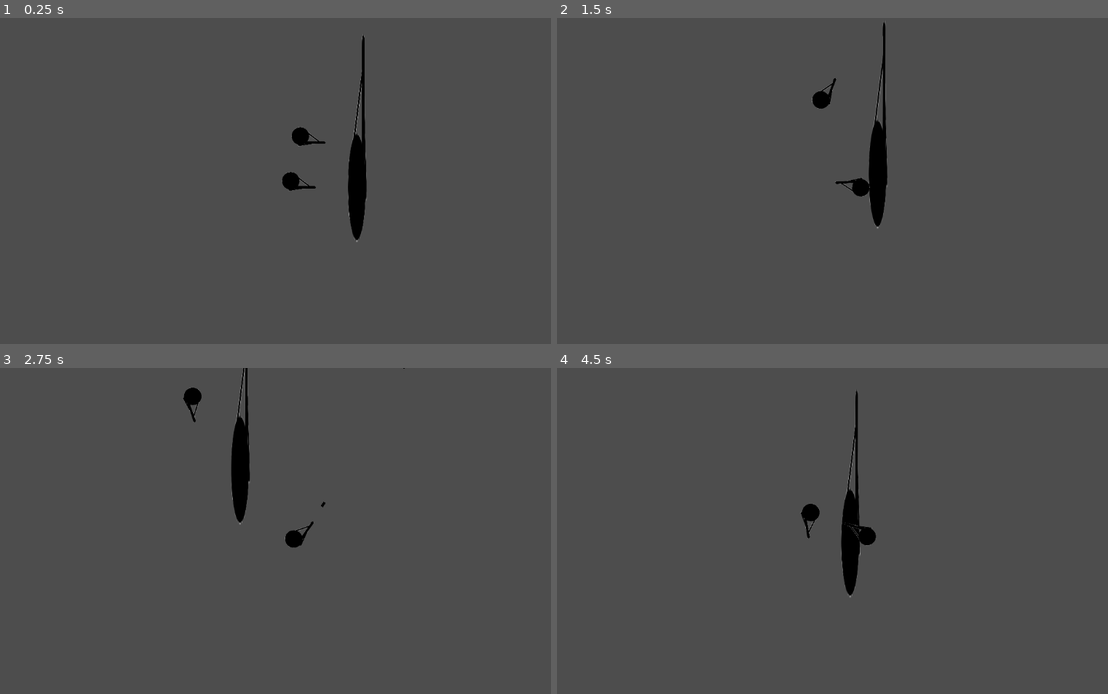
Above: before the commit, frames 1-4 (two rows, left to right).
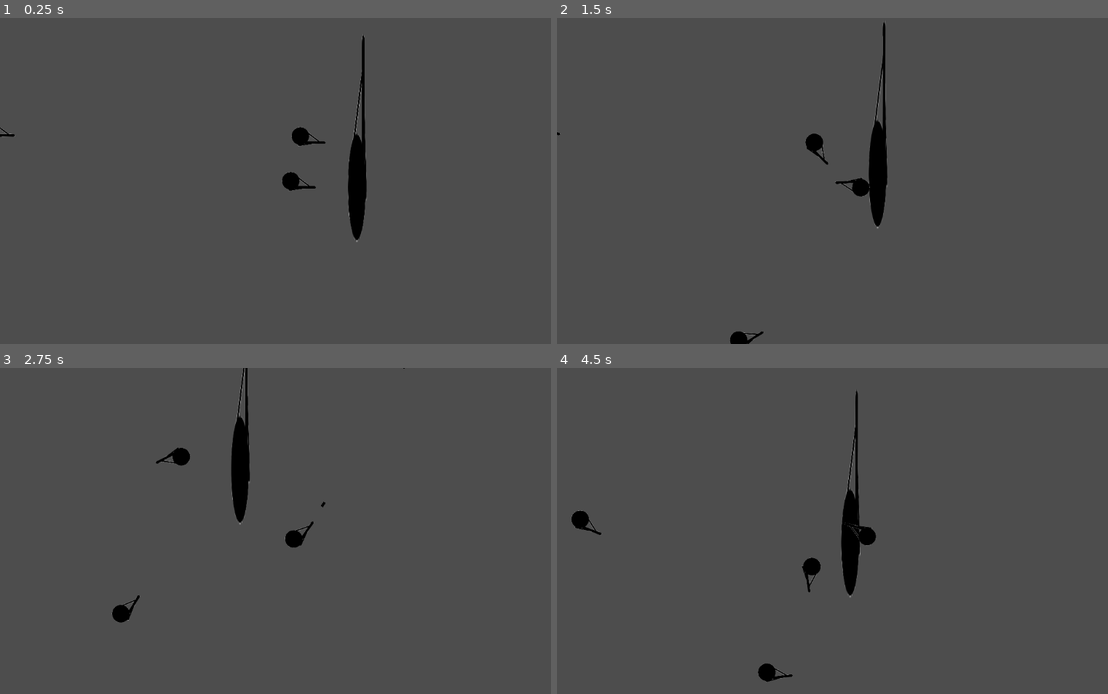
Above: after the commit, the same moments.

Repository: RealBenjo/Dead-Deal
Game: Godot game, scene res://scenes/levels/outside.tscn
The game is run twice, just before and just after one commit, with the same random seed, the same clock (stepped at 60 frames per second) and the same inputs.
Inputs (mouse positions are in pixels of both pictures, inside the frame that each line leads up to):
- Up to frame 1 (0.25 s): no input
- Up to frame 2 (1.5 s): move the mouse to (975, 164) at 0.52 s; press the mouse at (975, 164) at 0.53 s; hold D (right) 0.53-1.28 s; move the mouse to (733, 197) at 1.27 s; release the mouse at (733, 197) at 1.28 s; hold S (down) from 1.28 s (still down); right-click (733, 197) at 1.35 s
- Up to frame 3 (2.75 s): move the mouse to (347, 459) at 2.02 s; release S (down) at 2.03 s; press the mouse at (347, 459) at 2.03 s; hold D (right) from 2.03 s (still down)
- Up to frame 4 (4.5 s): move the mouse to (815, 596) at 2.77 s; release D (right) at 2.78 s; release the mouse at (815, 596) at 2.78 s; hold W (up) 2.78-3.53 s; right-click (815, 596) at 2.85 s; move the mouse to (1019, 579) at 3.52 s; press the mouse at (1019, 579) at 3.53 s; hold A (left) from 3.53 s (still down); move the mouse to (672, 482) at 4.27 s; release the mouse at (672, 482) at 4.28 s; right-click (672, 482) at 4.35 s

The runs differ from the first frame. In frame 1, less than 0.1% of the frame differs, in the area x 0-3%, y 33-37%; in frame 2, 0.5%; in frame 3, 0.5%; in frame 4, 0.7%, in the area x 2-48%, y 41-97%.

Commit message:
more documentation
documented more code + started making the patrol system

Diff:
--- a/project.godot
+++ b/project.godot
@@ -63,3 +63,4 @@
 [rendering]
 
 renderer/rendering_method="mobile"
+anti_aliasing/quality/msaa_2d=2
--- a/scenes/enemies/enemy.gd
+++ b/scenes/enemies/enemy.gd
@@ -2,6 +2,7 @@
 class_name EnemyWalking
 
 
+# node vars
 @onready var anim: AnimationPlayer = $AnimationPlayer
 @onready var nav: NavigationAgent2D = $NavigationAgent2D
 @onready var vision: RayCast2D = $Vision
@@ -11,19 +12,32 @@
 @export var default_vision_length: int = 300
 var vision_length: Vector2 = Vector2(default_vision_length, 0)
 
-# functionality vars
-@export var speed: float = 100.0
-@export var health: int = 100
-@export var damage: int = 10
+# basic functionality vars
+@export var speed: float = 100.0 ##player run speed is 400 for reference
+@export var health: int = 100 ##normal walker zombie has 100 health for reference
+@export var damage: int = 10 ##player health is 100 for reference
 
-var player_seen: bool = false
-var sound_heard: bool = false
+#TODO: add awareness with the description down below (the shorter the distance, the faster the awareness buildup)
+##1000 means that if the player is standing still, it will take 1s for the zombie to spot you at the distance of 1000px
+@export var max_awareness: float = 1000.0
+var awareness: float = 0.0
 
-var last_interest_pos: Vector2
-var sound_position: Vector2
+#state vars
+var player_seen: bool = false ##if player is seen, this is true
+var sound_heard: bool = false ##if any sound is heard, this is true
+
+#pathfinding vars
+var last_interest_pos: Vector2 ##the position where the enemy wants to go to
+var sound_position: Vector2 ##this position is given by the sound scene
+
+#patrol vars
+@onready var patrol_node = get_node("../../../Patrols/Patrol1")
+@onready var patrol_positions = patrol_node.get_children()
+
 
 func _ready() -> void:
 	vision.target_position = vision_length
+	print(patrol_positions)
 
 func _physics_process(_delta):
 	# handles enemy vision detection
@@ -41,32 +55,7 @@
 	var next_path_pos = nav.get_next_path_position()
 	var dir = (next_path_pos - global_position).normalized()
 
-	# handles enemy vision length and pathfinding to a position
-	if player_seen:
-		look_at(Globals.player_pos)
-		last_interest_pos = Globals.player_pos
-
-		vision_length = Vector2.RIGHT * 3000
-		vision.target_position = vision_length
-
-	elif sound_heard:
-		sound_heard = false
-
-		# makes the enemy go to roughly where the sound was heard
-		var displaceX = randi_range(-500, 500)
-		var displaceY = randi_range(-500, 500)
-		last_interest_pos = sound_position + Vector2(displaceX, displaceY)
-
-	else:
-		# smooth rotation towards target
-		if (next_path_pos - global_position).length() > 4.0:
-			var target_angle = dir.angle()
-			rotation = lerp_angle(rotation, target_angle, 0.15)
-
-		vision_length = Vector2(default_vision_length, 0)
-		vision.target_position = vision_length
-		velocity = Vector2.ZERO
-		# TODO: add idle animation or idle movement
+	switch_state(next_path_pos, dir)
 
 	# handles enemy vision cone
 	var player_direction = (vision.get_parent().to_local(Globals.player_pos) - vision.position).angle() # direction in RAD
@@ -88,7 +77,34 @@
 	velocity = nav.get_velocity()
 	move_and_slide()
 
+## what the enemy does when player is seen, when sound is heard etc.
+func switch_state(targeted_pos: Vector2, path_direction: Vector2) -> void:
+	# handles enemy vision length and pathfinding to a position
+	if player_seen:
+		look_at(Globals.player_pos)
+		last_interest_pos = Globals.player_pos
 
+		vision_length = Vector2.RIGHT * 3000
+		vision.target_position = vision_length
+
+	elif sound_heard:
+		sound_heard = false
+
+		# makes the enemy go to roughly where the sound was heard
+		var displaceX = randi_range(-500, 500)
+		var displaceY = randi_range(-500, 500)
+		last_interest_pos = sound_position + Vector2(displaceX, displaceY)
+
+	else:
+		# smooth rotation towards target
+		if (targeted_pos - global_position).length() > 4.0:
+			var target_angle = path_direction.angle()
+			rotation = lerp_angle(rotation, target_angle, 0.15)
+
+		vision_length = Vector2(default_vision_length, 0)
+		vision.target_position = vision_length
+		velocity = Vector2.ZERO
+		# TODO: add idle animation or idle movement
 
 func make_path(interest_position: Vector2) -> void:
 	nav.target_position = interest_position
--- a/scenes/levels/level.tscn
+++ b/scenes/levels/level.tscn
@@ -19,7 +19,7 @@
 
 [node name="Enemies" type="Node2D" parent="."]
 
-[node name="PatrolPositions" type="Node2D" parent="."]
+[node name="Patrols" type="Node2D" parent="."]
 
 [node name="Sounds" type="Node2D" parent="."]
 
--- a/scenes/levels/outside.tscn
+++ b/scenes/levels/outside.tscn
@@ -11,50 +11,7 @@
 [node name="Level" instance=ExtResource("1_2s4ok")]
 script = ExtResource("2_qwwmc")
 
-[node name="Zombie" parent="Enemies" index="0" instance=ExtResource("3_f0o3i")]
-position = Vector2(622, 136)
-
-[node name="LeftPatrol" type="Node2D" parent="PatrolPositions" index="0"]
-
-[node name="Marker2D" type="Marker2D" parent="PatrolPositions/LeftPatrol" index="0"]
-position = Vector2(-1005, 1200)
-
-[node name="Marker2D2" type="Marker2D" parent="PatrolPositions/LeftPatrol" index="1"]
-position = Vector2(-662, 106)
-
-[node name="Marker2D3" type="Marker2D" parent="PatrolPositions/LeftPatrol" index="2"]
-position = Vector2(-1122, -918)
-
-[node name="Marker2D4" type="Marker2D" parent="PatrolPositions/LeftPatrol" index="3"]
-position = Vector2(253, -918)
-
-[node name="Marker2D5" type="Marker2D" parent="PatrolPositions/LeftPatrol" index="4"]
-position = Vector2(261, 289)
-
-[node name="Marker2D6" type="Marker2D" parent="PatrolPositions/LeftPatrol" index="5"]
-position = Vector2(406, 1058)
-
-[node name="RightPatrol" type="Node2D" parent="PatrolPositions" index="1"]
-
-[node name="Marker2D" type="Marker2D" parent="PatrolPositions/RightPatrol" index="0"]
-position = Vector2(1061, 1236)
-
-[node name="Marker2D2" type="Marker2D" parent="PatrolPositions/RightPatrol" index="1"]
-position = Vector2(1165, -126)
-
-[node name="Marker2D3" type="Marker2D" parent="PatrolPositions/RightPatrol" index="2"]
-position = Vector2(588, -581)
-
-[node name="Marker2D4" type="Marker2D" parent="PatrolPositions/RightPatrol" index="3"]
-position = Vector2(2218, -799)
-
-[node name="Marker2D5" type="Marker2D" parent="PatrolPositions/RightPatrol" index="4"]
-position = Vector2(2009, 191)
-
-[node name="Marker2D6" type="Marker2D" parent="PatrolPositions/RightPatrol" index="5"]
-position = Vector2(2272, 1030)
-
-[node name="BrickWallTEST" type="StaticBody2D" parent="." index="5"]
+[node name="BrickWallTEST" type="StaticBody2D" parent="." index="3"]
 position = Vector2(848, 96)
 collision_layer = 4
 collision_mask = 11
@@ -68,5 +25,61 @@
 scale = Vector2(1, 6.0666666)
 texture = ExtResource("3_qwwmc")
 
+[node name="Patrol1" type="Node2D" parent="Enemies" index="0"]
+
+[node name="Zombie" parent="Enemies/Patrol1" index="0" instance=ExtResource("3_f0o3i")]
+position = Vector2(622, 136)
+
+[node name="Zombie2" parent="Enemies/Patrol1" index="1" instance=ExtResource("3_f0o3i")]
+position = Vector2(-609, 107)
+
+[node name="Zombie3" parent="Enemies/Patrol1" index="2" instance=ExtResource("3_f0o3i")]
+position = Vector2(-1070, -900)
+
+[node name="Zombie4" parent="Enemies/Patrol1" index="3" instance=ExtResource("3_f0o3i")]
+position = Vector2(254, 1099)
+
+[node name="Patrol2" type="Node2D" parent="Enemies" index="1"]
+
+[node name="Patrol1" type="Node2D" parent="Patrols" index="0"]
+
+[node name="Marker2D" type="Marker2D" parent="Patrols/Patrol1" index="0"]
+position = Vector2(-1005, 1200)
+
+[node name="Marker2D2" type="Marker2D" parent="Patrols/Patrol1" index="1"]
+position = Vector2(-662, 106)
+
+[node name="Marker2D3" type="Marker2D" parent="Patrols/Patrol1" index="2"]
+position = Vector2(-1122, -918)
+
+[node name="Marker2D4" type="Marker2D" parent="Patrols/Patrol1" index="3"]
+position = Vector2(253, -918)
+
+[node name="Marker2D5" type="Marker2D" parent="Patrols/Patrol1" index="4"]
+position = Vector2(261, 289)
+
+[node name="Marker2D6" type="Marker2D" parent="Patrols/Patrol1" index="5"]
+position = Vector2(406, 1058)
+
+[node name="Patrol2" type="Node2D" parent="Patrols" index="1"]
+
+[node name="Marker2D" type="Marker2D" parent="Patrols/Patrol2" index="0"]
+position = Vector2(1061, 1236)
+
+[node name="Marker2D2" type="Marker2D" parent="Patrols/Patrol2" index="1"]
+position = Vector2(1165, -126)
+
+[node name="Marker2D3" type="Marker2D" parent="Patrols/Patrol2" index="2"]
+position = Vector2(588, -581)
+
+[node name="Marker2D4" type="Marker2D" parent="Patrols/Patrol2" index="3"]
+position = Vector2(2218, -799)
+
+[node name="Marker2D5" type="Marker2D" parent="Patrols/Patrol2" index="4"]
+position = Vector2(2009, 191)
+
+[node name="Marker2D6" type="Marker2D" parent="Patrols/Patrol2" index="5"]
+position = Vector2(2272, 1030)
+
 [node name="Player" parent="." index="8"]
 position = Vector2(584, 315)
